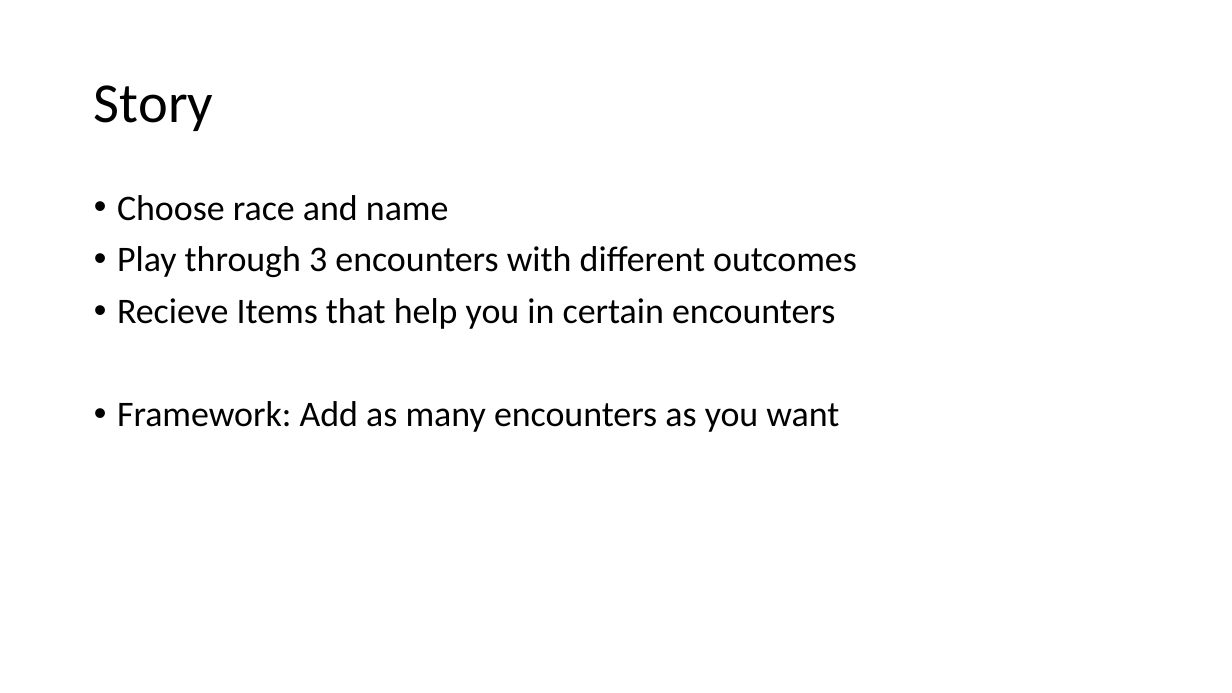
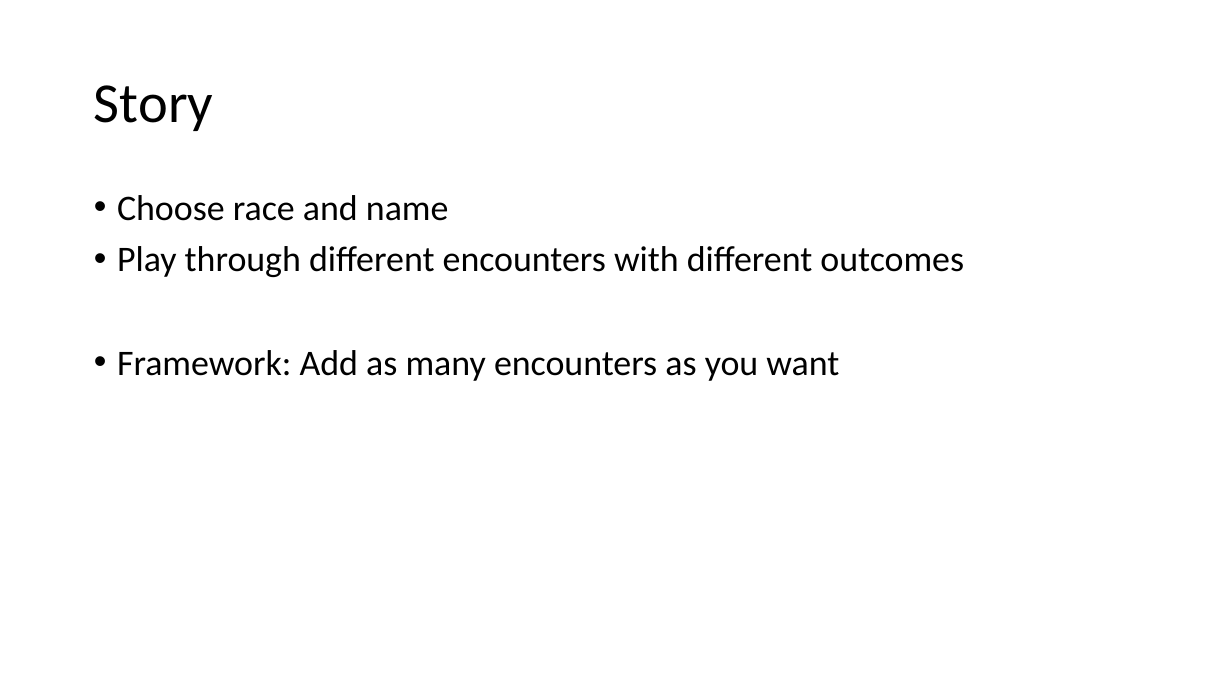
Before and after one commit to dreadcrumb/TextAdventure_SDM, a slide deck: slide 2 of Docs/presi.pptx. Drawn at 1232x693 pixels with LibreOffice and Linux fonts; fonts in the diff are those of the drawing. Boxes give left, top, right and bottom in pixels: in the first picture for what was removed or moved away, otherwise in the second. Text is boxed around its words. In the diff, an @@ line names an element or a change of style, - is before the commit and + after.

```diff
--- a/Docs/presi.pptx
+++ b/Docs/presi.pptx
@@ text at (x1=117, y1=246, x2=964, y2=277): text changed @@
-• Play through 3 encounters with different outcomes
-• Recieve Items that help you in certain encounters
+• Play through different encounters with different outcomes
```
Also in this commit, not shown: 1 slide added, 1 slide removed.
